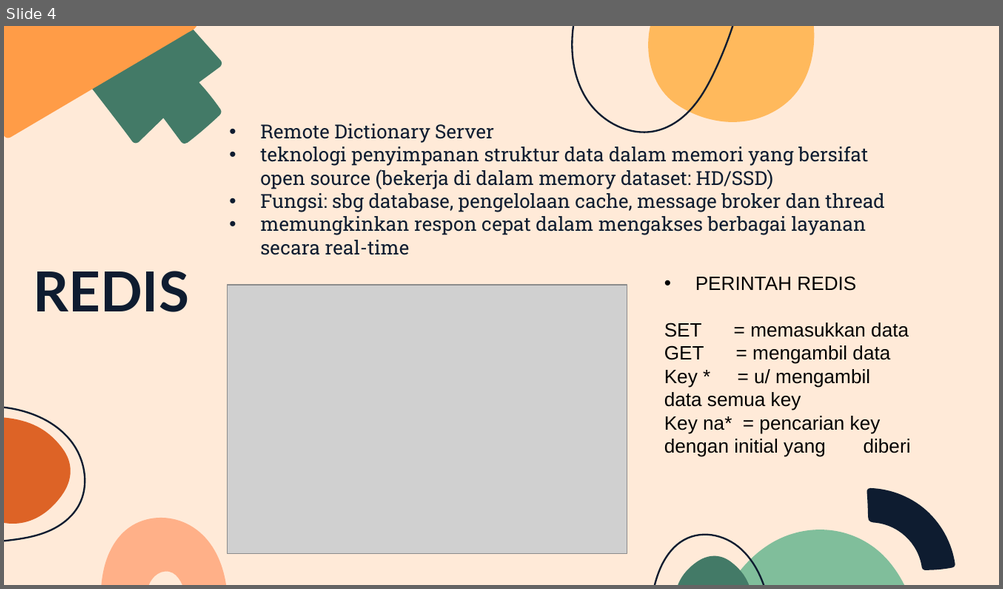
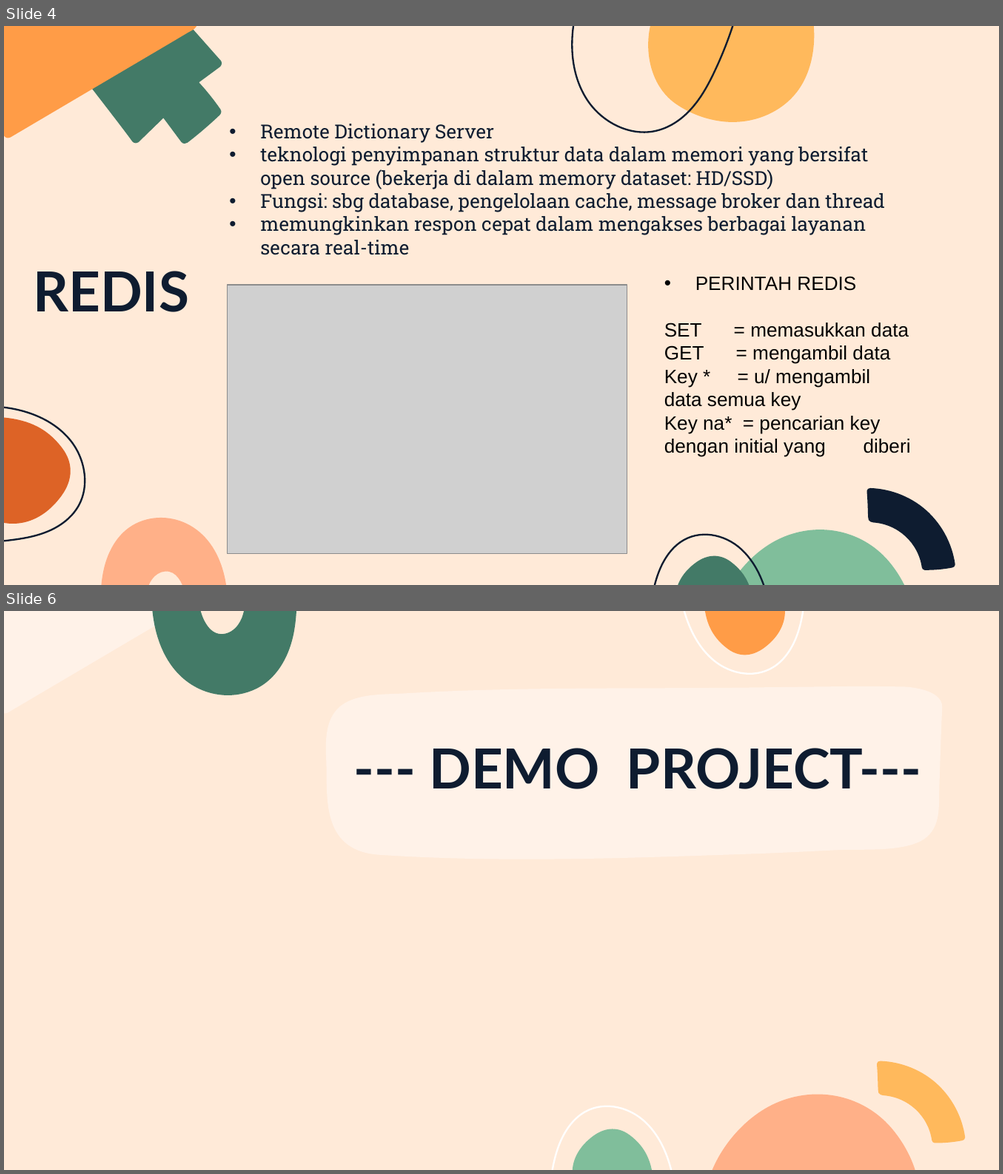
Before and after one commit to Trisumanzaya93/bioscoopkaartjes_Backend, a slide deck: INTERMEDIATE BACKEND.pptx. Shown one above the other, each under a label of ours: slide 4 before the commit, slides 4 and 6 after it; the slides between them are not shown. The pictures are 1003x589 and 1003x1174 pixels, drawn with LibreOffice and Linux fonts; fonts in the diff are those of the drawing; grey boxes stand for pictures; background and template pictures are left out. Boxes give left, top, right and bottom in pixels: in the first picture for what was removed or moved away, otherwise in the second. Text is boxed around its words. In the diff, an @@ line names an element or a change of style, - is before the commit and + after.

```diff
--- a/INTERMEDIATE BACKEND.pptx
+++ b/INTERMEDIATE BACKEND.pptx
@@ slide 6 added at (x1=4, y1=611, x2=999, y2=1170), background picture (left out) @@
@@ freeform shape added at (x1=4, y1=611, x2=205, y2=713), fill #FFF2E8 @@
@@ freeform shape added at (x1=151, y1=611, x2=296, y2=700), fill #437A67 @@
@@ freeform shape added at (x1=677, y1=611, x2=808, y2=678), outline #FFFFFF 1.24 pt @@
@@ freeform shape added at (x1=703, y1=611, x2=785, y2=658), fill #FF9C47 @@
@@ freeform shape added at (x1=322, y1=686, x2=942, y2=860), fill #FFF2E8 @@
@@ title added at (x1=429, y1=748, x2=921, y2=789), 40 pt, text #0E1C30, bold @@
+--- DEMO PROJECT---
@@ freeform shape added at (x1=866, y1=1059, x2=973, y2=1147), fill #FFB95C @@
@@ freeform shape added at (x1=543, y1=1099, x2=683, y2=1170), outline #FFFFFF 1.24 pt @@
@@ freeform shape added at (x1=704, y1=1085, x2=920, y2=1170), fill #FFB088 @@
@@ freeform shape added at (x1=572, y1=1128, x2=654, y2=1170), fill #80BE9B @@
```
Also in this commit, not shown: 2 slides changed, 1 slide removed, 20 other files.
